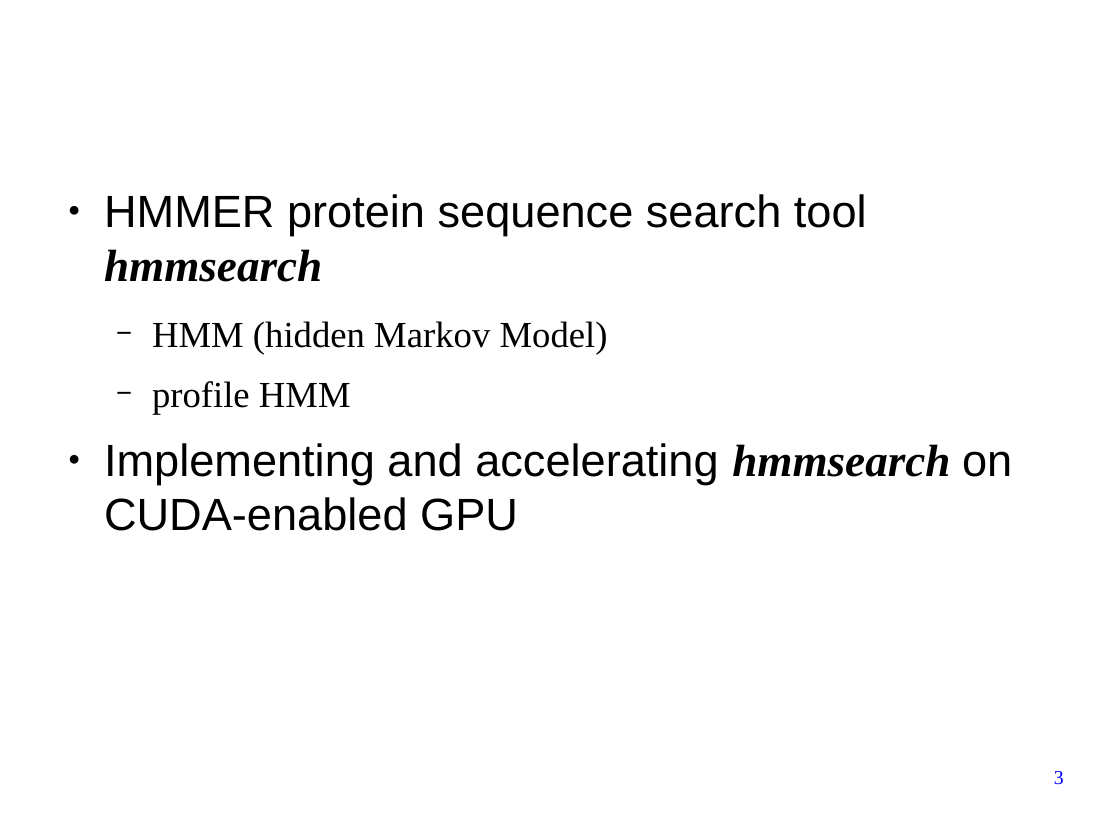
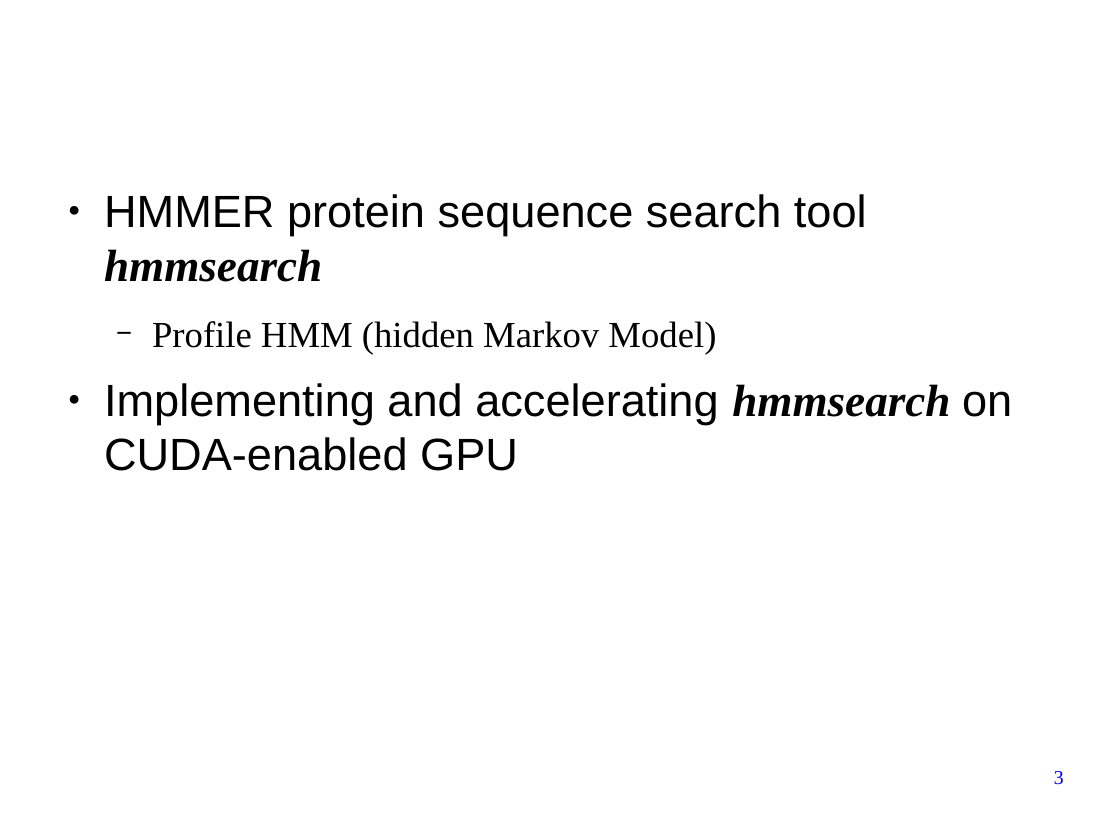
Before and after one commit to forestcheng/cudahmmsearch, a slide deck: slide 3 of thesis/thesisDefense.odp. Drawn at 1120x840 pixels with LibreOffice and Linux fonts; fonts in the diff are those of the drawing; background and template pictures are left out. Boxes give left, top, right and bottom in pixels: in the first picture for what was removed or moved away, otherwise in the second. Text is boxed around its words. In the diff, an @@ line names an element or a change of style, - is before the commit and + after.

```diff
--- a/thesis/thesisDefense.odp
+++ b/thesis/thesisDefense.odp
@@ text at (152,321,716,355): text changed @@
-  − HMM (hidden Markov Model)
-  − profile HMM
+  − Profile HMM (hidden Markov Model)
```
Also in this commit, not shown: 1 other file.
